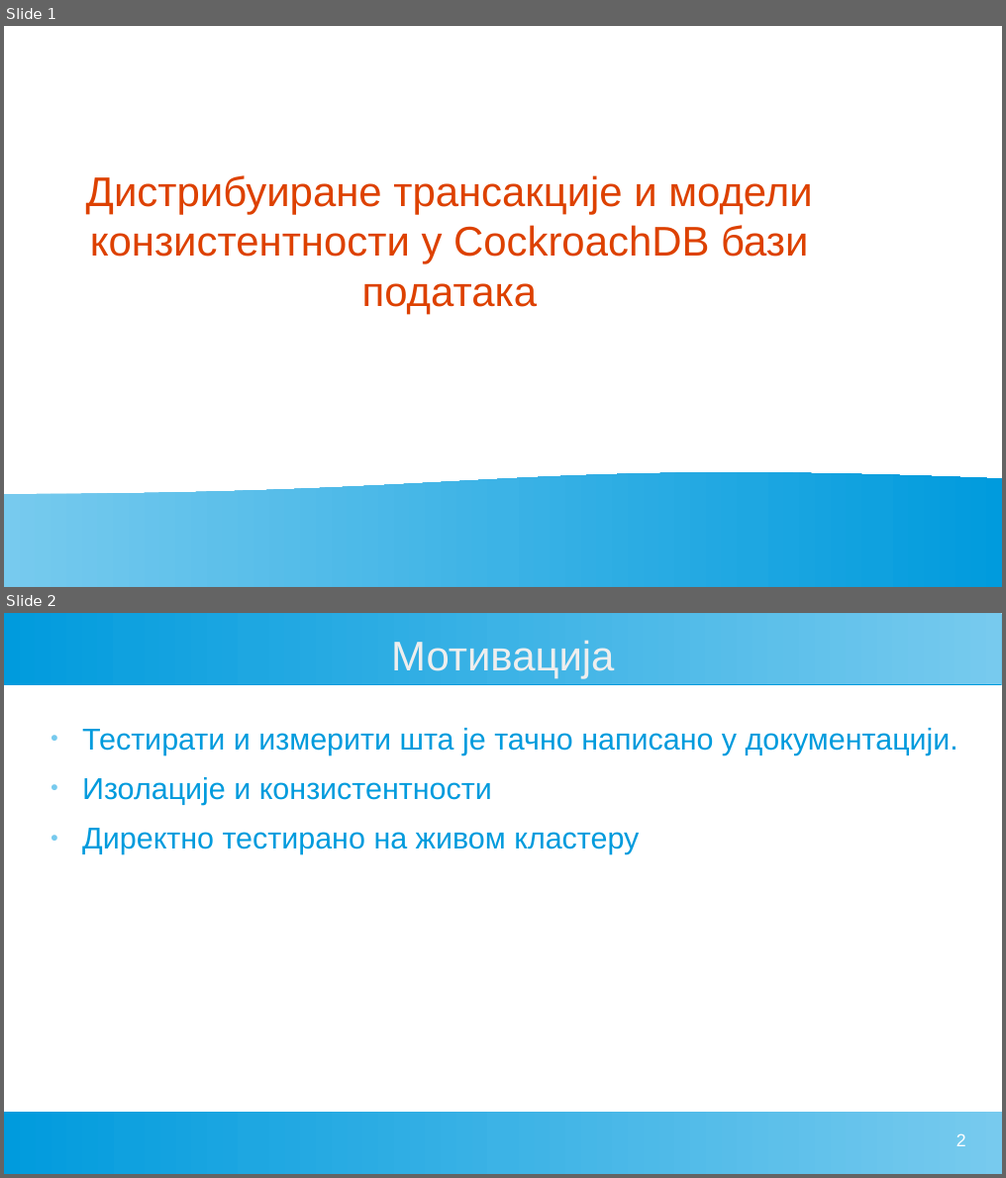
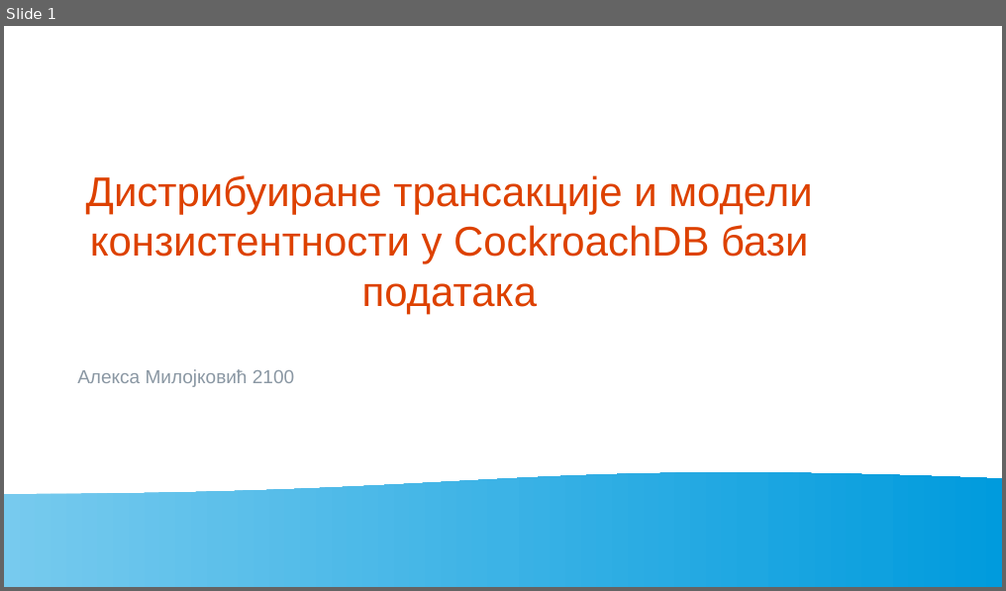
Before and after one commit to AleksaMilojkovic17252/db-seminar-2, a slide deck: seminar.odp. Shown one above the other, each under a label of ours: slides 1 and 2 before the commit, slide 1 after it. The pictures are 1006x1178 and 1006x591 pixels, drawn with LibreOffice and Linux fonts; fonts in the diff are those of the drawing. Boxes give left, top, right and bottom in pixels: in the first picture for what was removed or moved away, otherwise in the second. Text is boxed around its words. In the diff, an @@ line names an element or a change of style, - is before the commit and + after.

```diff
--- a/seminar.odp
+++ b/seminar.odp
@@ slide 2 removed at (4,613,1002,1174), background #FFFFFF @@
@@ rectangle removed at (4,613,1002,684) @@
@@ title removed at (391,640,614,679) @@
-Мотивација
@@ text removed at (82,728,958,855) @@
-● Тестирати и измерити шта је тачно написано у документацији.
-● Изолације и конзистентности
-● Директно тестирано на живом кластеру
@@ rectangle removed at (4,1112,1002,1174) @@
@@ page number removed at (956,1134,966,1147) @@
-2
@@ slide 1 changed as well @@
@@ text added at (77,370,294,387), 15 pt, text #8A97A3 @@
+Алекса Милојковић 2100
```
Also in this commit, not shown: 1 other slide changed, 18 slides added, 5 other slides removed, 1 other file.
